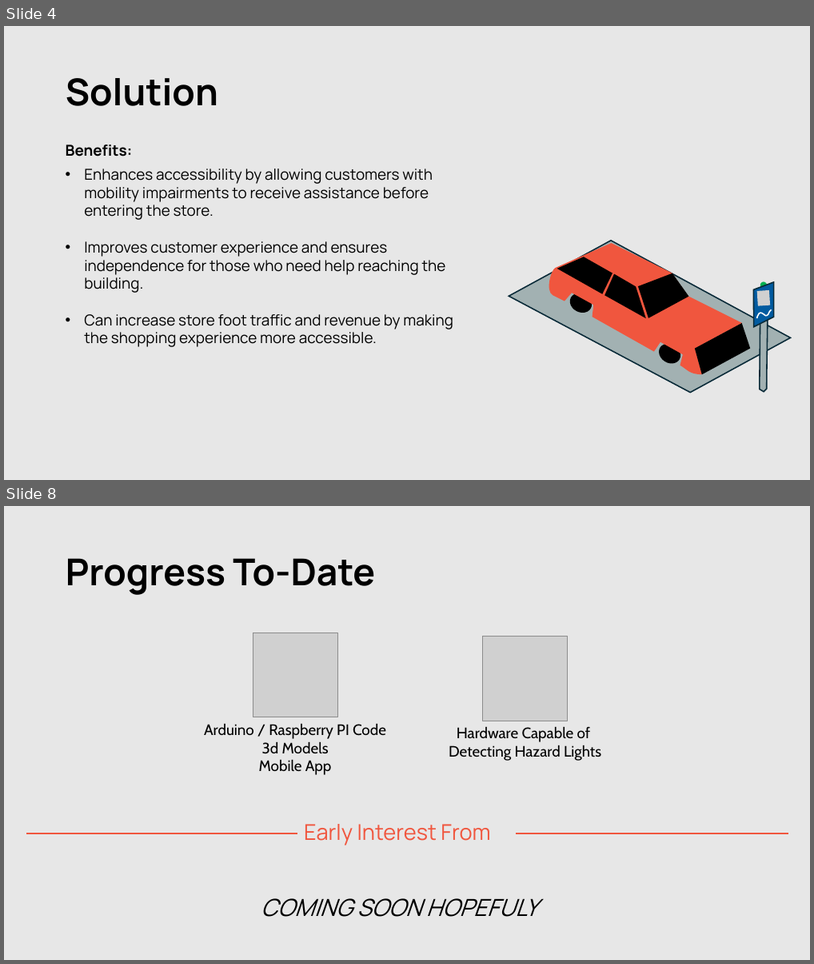
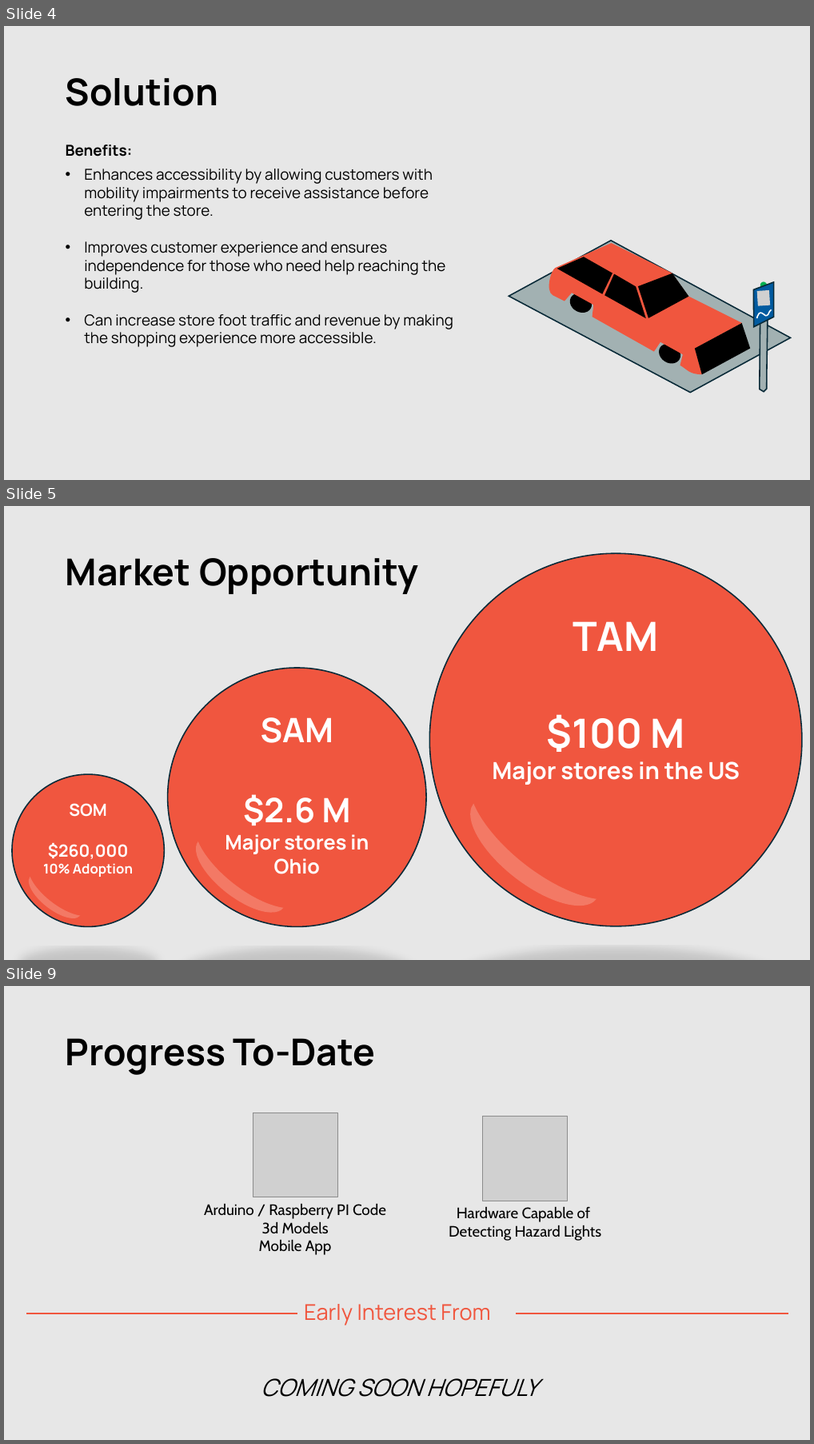
Before and after one commit to kalebwbishop/smart-handicap-sign, a slide deck: Other/pitch_deck.pptx. Shown one above the other, each under a label of ours: slides 4 and 8 before the commit, slides 4, 5 and 9 after it; the slides between them are not shown. The pictures are 814x964 and 814x1444 pixels, drawn with LibreOffice and Linux fonts; fonts in the diff are those of the drawing; grey boxes stand for pictures. Boxes give left, top, right and bottom in pixels: in the first picture for what was removed or moved away, otherwise in the second. Text is boxed around its words. In the diff, an @@ line names an element or a change of style, - is before the commit and + after.

```diff
--- a/Other/pitch_deck.pptx
+++ b/Other/pitch_deck.pptx
@@ slide 5 added at (4,506,810,960), background #E7E7E7 @@
@@ ellipse added at (430,553,802,926), fill #F0563F, outline #092A39 1.5 pt, 28 pt, text #FFFFFF, bold @@
+TAM
+$100 M
+Major stores in the US
@@ title added at (66,558,418,594), 44 pt, text #000000, bold @@
+Market Opportunity
@@ ellipse added at (168,668,427,927), fill #F0563F, outline #092A39 1.5 pt, 24 pt, text #FFFFFF, bold @@
+SAM
+$2.6 M
+Major stores in Ohio
@@ ellipse added at (12,774,164,927), fill #F0563F, outline #092A39 1.5 pt, 20 pt, text #FFFFFF, bold @@
+SOM
+$260,000
+10% Adoption
@@ moon added at (454,803,597,924), fill #F37965 @@
@@ moon added at (184,841,284,926), fill #F37965 @@
@@ moon added at (22,876,80,926), fill #F37965 @@
@@ what was slide 8 is now slide 9 @@
```
Also in this commit, not shown: 2 slides changed, 5 other slides added, 5 slides removed.
